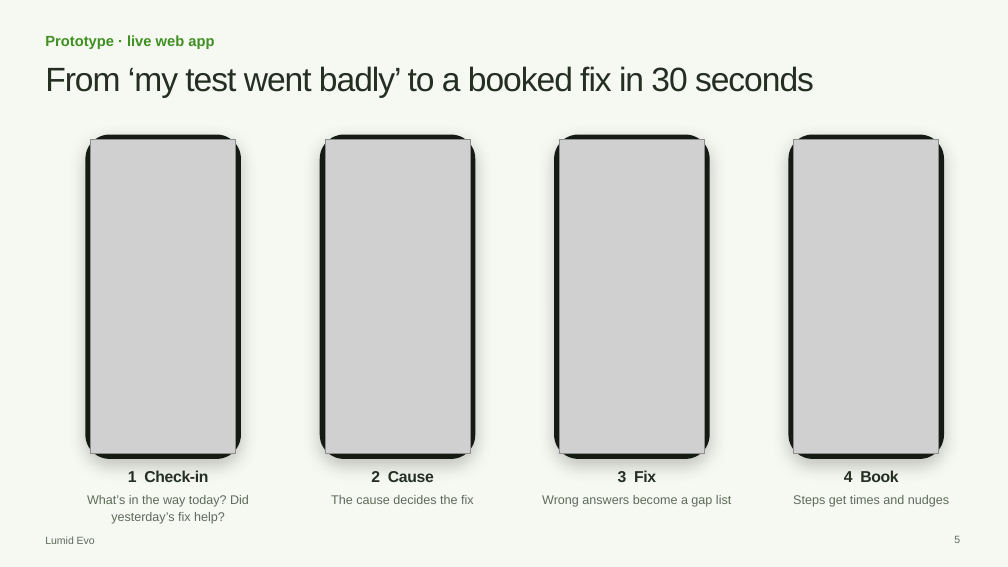
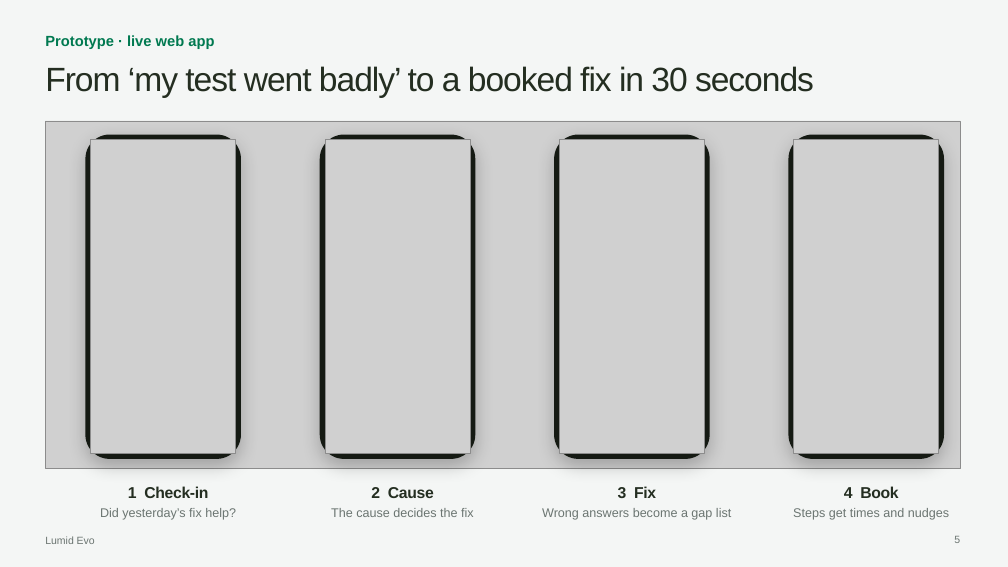
Before and after one commit to riyan-hx/Lumid-Evo-Ai, a slide deck: slide 5 of Lumid-Evo-Pitch.pptx. Drawn at 1008x567 pixels with LibreOffice and Linux fonts; fonts in the diff are those of the drawing; grey boxes stand for pictures. Boxes give left, top, right and bottom in pixels: in the first picture for what was removed or moved away, otherwise in the second. Text is boxed around its words. In the diff, an @@ line names an element or a change of style, - is before the commit and + after.

```diff
--- a/Lumid-Evo-Pitch.pptx
+++ b/Lumid-Evo-Pitch.pptx
@@ background #F6F8F2 to #F4F6F5 @@
@@ text "Prototype · live web app" at [45,35,214,49]: text colour #3F8F22 to #007950 @@
@@ picture added at [45,121,960,469] @@
@@ text at [100,508,236,520]: text changed; text colour #5F6B5A to #6B7571 @@
-What’s in the way today? Did yesterday’s fix help?
+Did yesterday’s fix help?
@@ text "The cause decides the fix": place and size @@
-text "The cause decides the fix" at [331,495,474,504]
+text "The cause decides the fix" at [331,508,474,517]
@@ text "Wrong answers become a gap ...": place and size @@
-text "Wrong answers become a gap ..." at [542,495,731,507]
+text "Wrong answers become a gap ..." at [542,508,731,520]
@@ text colour #5F6B5A to #6B7571 in 5 elements at [45,536,95,544], [954,536,960,543], [331,508,474,517], [542,508,731,520], [793,508,949,520] @@
@@ text "Steps get times and nudges": place and size @@
-text "Steps get times and nudges" at [793,495,949,507]
+text "Steps get times and nudges" at [793,508,949,520]
@@ 4 texts: place and size @@
-4 texts at [128,470,898,482]
+4 texts at [128,486,898,498]
```
Also in this commit, not shown: 9 other slides changed.
